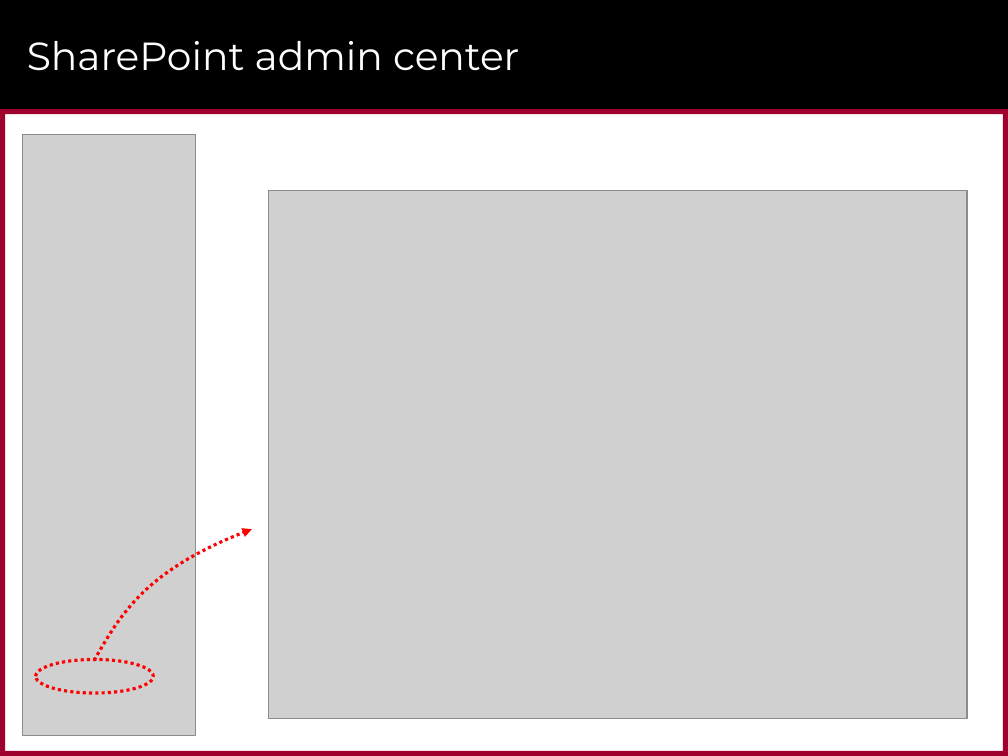
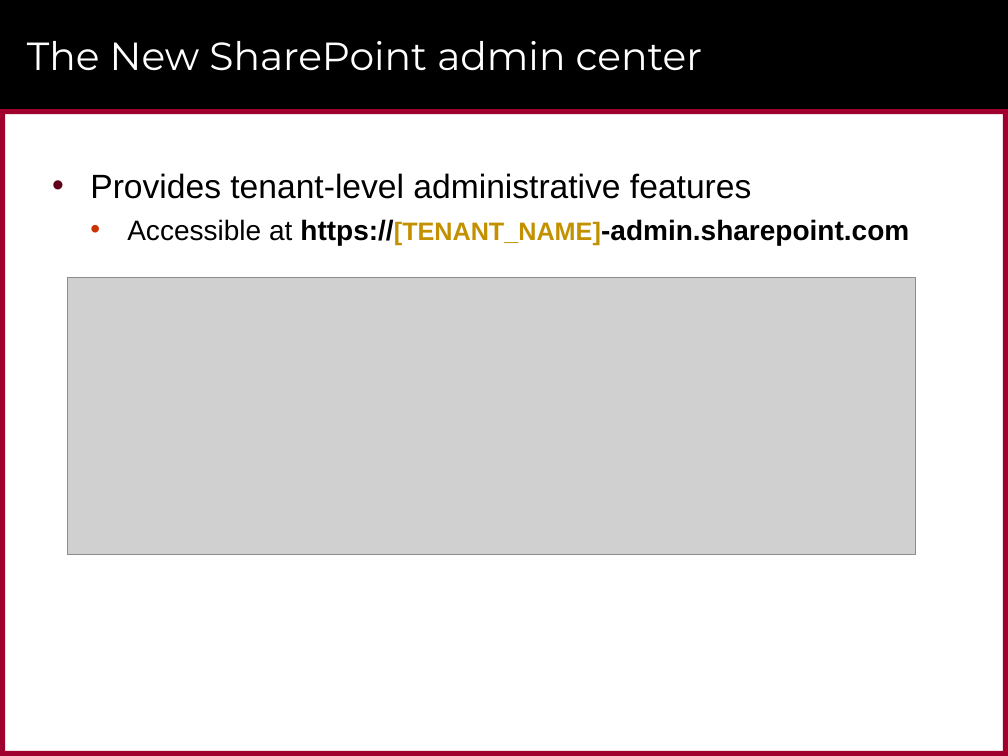
Before and after one commit to CriticalPathTraining/MSD365_Courseware, a slide deck: slide 15 of 01 GettingStarted.pptx (slide 16 before the commit). Drawn at 1008x756 pixels with LibreOffice and Linux fonts; fonts in the diff are those of the drawing; grey boxes stand for pictures; background and template pictures are left out. Boxes give left, top, right and bottom in pixels: in the first picture for what was removed or moved away, otherwise in the second. Text is boxed around its words. In the diff, an @@ line names an element or a change of style, - is before the commit and + after.

```diff
--- a/01 GettingStarted.pptx
+++ b/01 GettingStarted.pptx
@@ title at (x1=27, y1=41, x2=702, y2=71): text changed @@
-SharePoint admin center
+The New SharePoint admin center
@@ picture removed at (x1=23, y1=134, x2=196, y2=735) @@
@@ text added at (x1=90, y1=173, x2=909, y2=245), 24 pt, text #000000 @@
+• Provides tenant-level administrative features
+  • Accessible at https://[TENANT_NAME]-admin.sharepoint.com
@@ picture removed at (x1=269, y1=191, x2=968, y2=718) @@
@@ picture added at (x1=68, y1=277, x2=915, y2=554) @@
@@ freeform shape removed at (x1=94, y1=529, x2=252, y2=660) @@
@@ ellipse removed at (x1=35, y1=659, x2=153, y2=692) @@
```
Also in this commit, not shown: 4 other slides changed, 1 slide removed, 3 other files.
